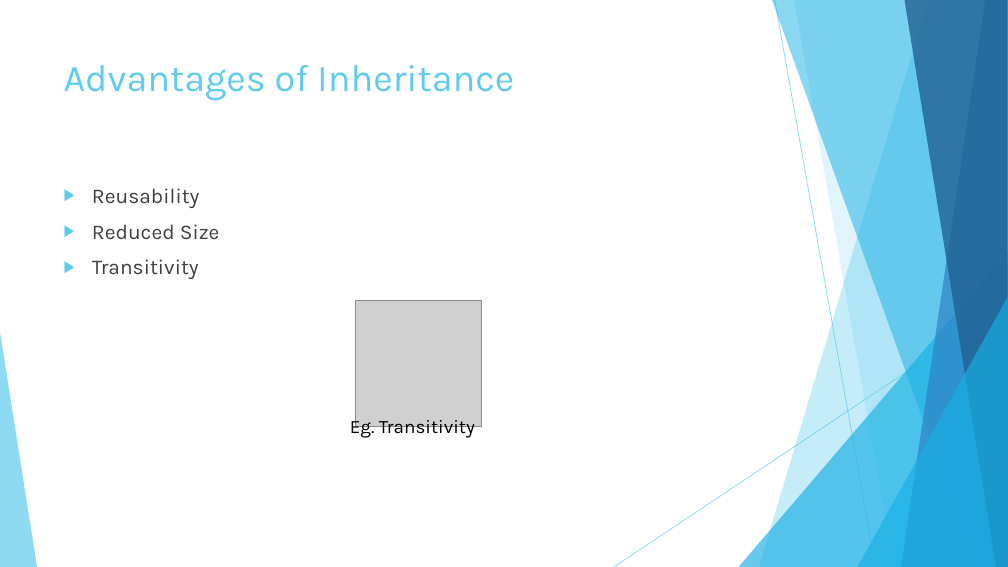
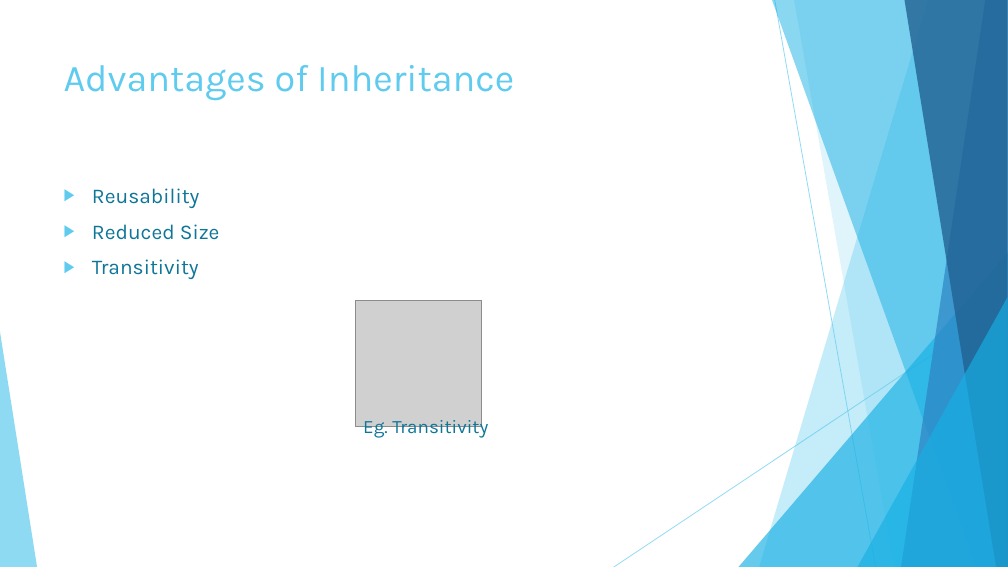
Before and after one commit to mass132/lab1, a slide deck: slide 9 of ppt/INHERITANCE_POONAMCHAND_SAHU.pptx (slide 5 before the commit). Drawn at 1008x567 pixels with LibreOffice and Linux fonts; fonts in the diff are those of the drawing; grey boxes stand for pictures. Boxes give left, top, right and bottom in pixels: in the first picture for what was removed or moved away, otherwise in the second. Text is boxed around its words. In the diff, an @@ line names an element or a change of style, - is before the commit and + after.

```diff
--- a/ppt/INHERITANCE_POONAMCHAND_SAHU.pptx
+++ b/ppt/INHERITANCE_POONAMCHAND_SAHU.pptx
@@ text "Reusability" at [92,188,220,279]: text colour #404040 to #0F7698 @@
@@ text "Eg. Transitivity": place and size @@
-text "Eg. Transitivity" at [350,416,475,439]
+text "Eg. Transitivity" at [363,416,488,439]
@@ text "Eg. Transitivity" at [363,416,488,439]: text colour #000000 to #0F7698 @@
```
Also in this commit, not shown: 2 other slides changed, 4 slides added.
